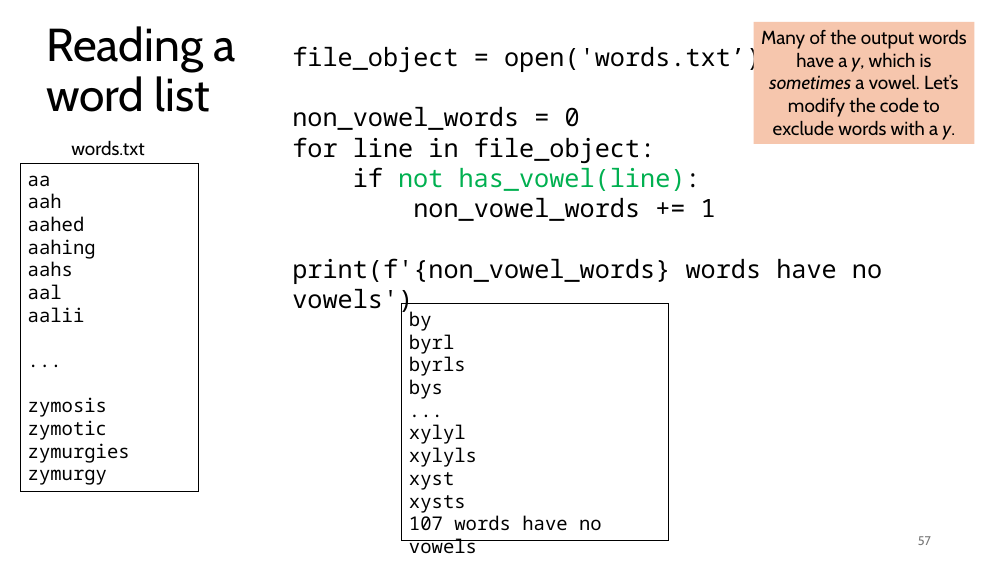
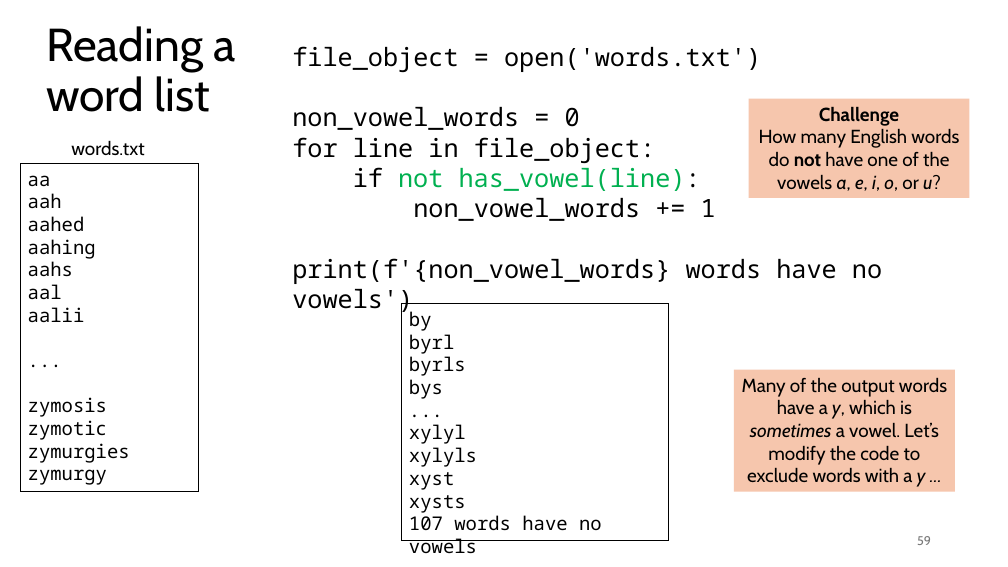
Before and after one commit to tjd1234/cmpt120fall2024, a slide deck: slide 59 of lecture_notes/chapter7/chapter7.pptx (slide 57 before the commit). Drawn at 1008x567 pixels with LibreOffice and Linux fonts; fonts in the diff are those of the drawing. Boxes give left, top, right and bottom in pixels: in the first picture for what was removed or moved away, otherwise in the second. Text is boxed around its words. In the diff, an @@ line names an element or a change of style, - is before the commit and + after.

```diff
--- a/lecture_notes/chapter7/chapter7.pptx
+++ b/lecture_notes/chapter7/chapter7.pptx
@@ text at (292, 46, 761, 72): text changed @@
-file_object = open('words.txt’)
+file_object = open('words.txt')
@@ rectangle added at (749, 98, 969, 197), fill #F6C6AD, 18 pt, text #000000 @@
+Challenge
+How many English words do not have one of the vowels a, e, i, o, or u?
@@ rectangle "Many of the output words ...": place and size @@
-rectangle "Many of the output words ..." at (754, 22, 975, 144)
+rectangle "Many of the output words ..." at (734, 370, 955, 492)
@@ text in rectangle at (742, 377, 947, 487): text changed @@
-Many of the output words have a y, which is sometimes a vowel. Let’s modify the code to exclude words with a y.
+Many of the output words have a y, which is sometimes a vowel. Let’s modify the code to exclude words with a y …
@@ page number at (917, 536, 931, 545): text changed @@
-57
+59
```
Also in this commit, not shown: 49 other slides changed, 15 slides added, 1 slide removed, 2 other files.
